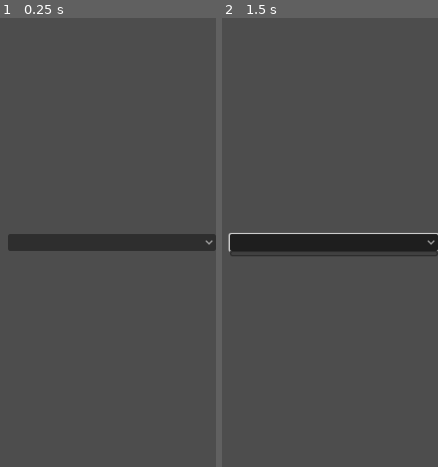
Above: before the commit, frames 1-2 (left to right).
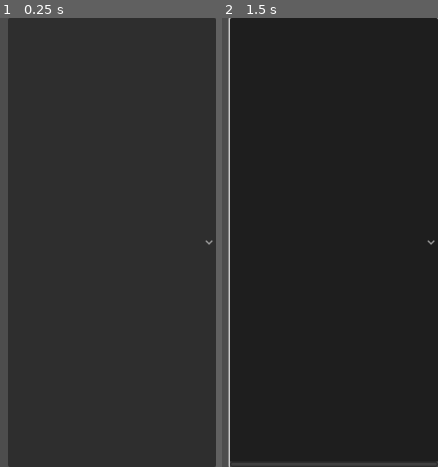
Above: after the commit, the same moments.

Repository: someone2639/HackerSM64-Configurator
Game: Godot game, scene res://EntryTemplates/dropdown/dropdown_entry.tscn
Two runs of this game, one before a commit and one after it. Both use one fixed random seed, a clock stepped at 60 frames per second and the inputs below. This scene is started directly instead of the project's main scene.
Inputs (mouse positions are in pixels of both pictures, inside the frame that each line leads up to):
- Up to frame 1 (0.25 s): no input
- Up to frame 2 (1.5 s): click (334, 242) at 0.5 s; tap Enter at 1.25 s

The runs differ from the first frame. In frame 1, 93% of the frame differs, in the area x 3-100%, y 0-100%; in frame 2, 92%.

Commit message:
Scrollbars work now; currently do not take the full screen

Diff:
--- a/EntryTemplates/dropdown/dropdown_entry.gd
+++ b/EntryTemplates/dropdown/dropdown_entry.gd
@@ -5,10 +5,10 @@
 @export var max_length : int = 0
 
 func _on_option_name_tree_entered():
-	get_node("HBoxContainer/option_name").text = optname
+	get_node("option_name").text = optname
 
 func _on_option_drops_tree_entered():
-	var toEdit = get_node("HBoxContainer/option_drops") as OptionButton
+	var toEdit = get_node("option_drops") as OptionButton
 	for i in len(items):
 		toEdit.add_item(items[i], i)
 	toEdit.item_count = len(items)
--- a/EntryTemplates/dropdown/dropdown_entry.tscn
+++ b/EntryTemplates/dropdown/dropdown_entry.tscn
@@ -2,8 +2,7 @@
 
 [ext_resource type="Script" path="res://EntryTemplates/dropdown/dropdown_entry.gd" id="1_753db"]
 
-[node name="drop_root" type="Control"]
-layout_mode = 3
+[node name="drop_root" type="HBoxContainer"]
 anchors_preset = 15
 anchor_right = 1.0
 anchor_bottom = 1.0
@@ -11,28 +10,16 @@
 grow_vertical = 2
 script = ExtResource("1_753db")
 
-[node name="HBoxContainer" type="HBoxContainer" parent="."]
-layout_mode = 1
-anchors_preset = 14
-anchor_top = 0.5
-anchor_right = 1.0
-anchor_bottom = 0.5
-offset_top = -12.0
-offset_bottom = 12.0
-grow_horizontal = 2
-grow_vertical = 2
-alignment = 1
-
-[node name="option_name" type="Label" parent="HBoxContainer"]
+[node name="option_name" type="Label" parent="."]
 layout_mode = 2
 size_flags_horizontal = 3
 size_flags_vertical = 1
 
-[node name="option_drops" type="OptionButton" parent="HBoxContainer"]
+[node name="option_drops" type="OptionButton" parent="."]
 custom_minimum_size = Vector2(300, 0)
 layout_mode = 2
 size_flags_horizontal = 10
 
-[connection signal="tree_entered" from="HBoxContainer/option_name" to="." method="_on_option_name_tree_entered"]
-[connection signal="item_selected" from="HBoxContainer/option_drops" to="." method="_on_option_drops_item_selected"]
-[connection signal="tree_entered" from="HBoxContainer/option_drops" to="." method="_on_option_drops_tree_entered"]
+[connection signal="tree_entered" from="option_name" to="." method="_on_option_name_tree_entered"]
+[connection signal="item_selected" from="option_drops" to="." method="_on_option_drops_item_selected"]
+[connection signal="tree_entered" from="option_drops" to="." method="_on_option_drops_tree_entered"]
--- a/EntryTemplates/onoff/onoff_entry.gd
+++ b/EntryTemplates/onoff/onoff_entry.gd
@@ -4,10 +4,10 @@
 @export var state : bool
 
 func _on_option_name_tree_entered():
-	get_node("HBoxContainer/option_name").text = optname
+	get_node("option_name").text = optname
 
 func _on_option_state_tree_entered():
-	var butt = get_node("HBoxContainer/option_state") as CheckButton
+	var butt = get_node("option_state") as CheckButton
 	butt.button_pressed = state
 	butt.tooltip_text = self.tooltip_text
 
--- a/EntryTemplates/onoff/onoff_entry.tscn
+++ b/EntryTemplates/onoff/onoff_entry.tscn
@@ -2,8 +2,7 @@
 
 [ext_resource type="Script" path="res://EntryTemplates/onoff/onoff_entry.gd" id="1_85w0y"]
 
-[node name="onoff_root" type="Control"]
-layout_mode = 3
+[node name="onoff_root" type="HBoxContainer"]
 anchors_preset = 15
 anchor_right = 1.0
 anchor_bottom = 1.0
@@ -12,29 +11,17 @@
 tooltip_text = "does this thing work"
 script = ExtResource("1_85w0y")
 
-[node name="HBoxContainer" type="HBoxContainer" parent="."]
-layout_mode = 1
-anchors_preset = 14
-anchor_top = 0.5
-anchor_right = 1.0
-anchor_bottom = 0.5
-offset_top = -12.0
-offset_bottom = 12.0
-grow_horizontal = 2
-grow_vertical = 2
-alignment = 1
-
-[node name="option_name" type="Label" parent="HBoxContainer"]
+[node name="option_name" type="Label" parent="."]
 layout_mode = 2
 size_flags_horizontal = 3
 size_flags_vertical = 1
 
-[node name="option_state" type="CheckButton" parent="HBoxContainer"]
+[node name="option_state" type="CheckButton" parent="."]
 layout_mode = 2
 size_flags_horizontal = 10
 tooltip_text = "placeholder
 "
 
-[connection signal="tree_entered" from="HBoxContainer/option_name" to="." method="_on_option_name_tree_entered"]
-[connection signal="toggled" from="HBoxContainer/option_state" to="." method="_on_option_state_toggled"]
-[connection signal="tree_entered" from="HBoxContainer/option_state" to="." method="_on_option_state_tree_entered"]
+[connection signal="tree_entered" from="option_name" to="." method="_on_option_name_tree_entered"]
+[connection signal="toggled" from="option_state" to="." method="_on_option_state_toggled"]
+[connection signal="tree_entered" from="option_state" to="." method="_on_option_state_tree_entered"]
--- a/EntryTemplates/onoff_value/onoff_value_entry.gd
+++ b/EntryTemplates/onoff_value/onoff_value_entry.gd
@@ -5,18 +5,18 @@
 @export var value : String
 
 func _on_option_name_tree_entered():
-	get_node("HBoxContainer/option_name").text = optname
+	get_node("option_name").text = optname
 
 func _on_option_text_tree_entered():
-	var toEdit = get_node("HBoxContainer/buttons/option_text") as LineEdit
+	var toEdit = get_node("buttons/option_text") as LineEdit
 	toEdit.text = value
 	toEdit.editable = state
 
 func _on_option_on_tree_entered():
-	get_node("HBoxContainer/buttons/option_on").button_pressed = state
+	get_node("buttons/option_on").button_pressed = state
 
 func _on_option_on_toggled(toggled_on):
-	var toEdit = get_node("HBoxContainer/buttons/option_text") as LineEdit
+	var toEdit = get_node("buttons/option_text") as LineEdit
 	toEdit.editable = toggled_on
 	GlobalVars.defines_db[_filepath][_defname] = [toggled_on, toEdit.text]
 
--- a/EntryTemplates/onoff_value/onoff_value_entry.tscn
+++ b/EntryTemplates/onoff_value/onoff_value_entry.tscn
@@ -2,8 +2,7 @@
 
 [ext_resource type="Script" path="res://EntryTemplates/onoff_value/onoff_value_entry.gd" id="1_ukcj3"]
 
-[node name="value_root" type="Control"]
-layout_mode = 3
+[node name="value_root" type="HBoxContainer"]
 anchors_preset = 14
 anchor_top = 0.5
 anchor_right = 1.0
@@ -13,39 +12,27 @@
 grow_vertical = 2
 script = ExtResource("1_ukcj3")
 
-[node name="HBoxContainer" type="HBoxContainer" parent="."]
-layout_mode = 1
-anchors_preset = 14
-anchor_top = 0.5
-anchor_right = 1.0
-anchor_bottom = 0.5
-offset_top = -12.0
-offset_bottom = 12.0
-grow_horizontal = 2
-grow_vertical = 2
-alignment = 1
-
-[node name="option_name" type="Label" parent="HBoxContainer"]
+[node name="option_name" type="Label" parent="."]
 layout_mode = 2
 size_flags_horizontal = 3
 size_flags_vertical = 1
 
-[node name="buttons" type="HBoxContainer" parent="HBoxContainer"]
+[node name="buttons" type="HBoxContainer" parent="."]
 layout_mode = 2
 
-[node name="option_on" type="CheckButton" parent="HBoxContainer/buttons"]
+[node name="option_on" type="CheckButton" parent="buttons"]
 layout_mode = 2
 size_flags_horizontal = 8
 
-[node name="option_text" type="LineEdit" parent="HBoxContainer/buttons"]
+[node name="option_text" type="LineEdit" parent="buttons"]
 custom_minimum_size = Vector2(300, 0)
 layout_mode = 2
 size_flags_horizontal = 10
 alignment = 2
 expand_to_text_length = true
 
-[connection signal="tree_entered" from="HBoxContainer/option_name" to="." method="_on_option_name_tree_entered"]
-[connection signal="toggled" from="HBoxContainer/buttons/option_on" to="." method="_on_option_on_toggled"]
-[connection signal="tree_entered" from="HBoxContainer/buttons/option_on" to="." method="_on_option_on_tree_entered"]
-[connection signal="text_changed" from="HBoxContainer/buttons/option_text" to="." method="_on_option_text_text_changed"]
-[connection signal="tree_entered" from="HBoxContainer/buttons/option_text" to="." method="_on_option_text_tree_entered"]
+[connection signal="tree_entered" from="option_name" to="." method="_on_option_name_tree_entered"]
+[connection signal="toggled" from="buttons/option_on" to="." method="_on_option_on_toggled"]
+[connection signal="tree_entered" from="buttons/option_on" to="." method="_on_option_on_tree_entered"]
+[connection signal="text_changed" from="buttons/option_text" to="." method="_on_option_text_text_changed"]
+[connection signal="tree_entered" from="buttons/option_text" to="." method="_on_option_text_tree_entered"]
--- a/EntryTemplates/value/value_entry.gd
+++ b/EntryTemplates/value/value_entry.gd
@@ -5,10 +5,10 @@
 @export var max_length : int = 0
 
 func _on_option_name_tree_entered():
-	get_node("HBoxContainer/option_name").text = optname
+	get_node("option_name").text = optname
 
 func _on_option_text_tree_entered():
-	var toEdit = get_node("HBoxContainer/option_text") as LineEdit
+	var toEdit = get_node("option_text") as LineEdit
 	toEdit.text = value
 	toEdit.max_length = max_length
 	toEdit.tooltip_text = self.tooltip_text
--- a/EntryTemplates/value/value_entry.tscn
+++ b/EntryTemplates/value/value_entry.tscn
@@ -2,8 +2,7 @@
 
 [ext_resource type="Script" path="res://EntryTemplates/value/value_entry.gd" id="1_etceu"]
 
-[node name="value_root" type="Control"]
-layout_mode = 3
+[node name="value_root" type="HBoxContainer"]
 anchors_preset = 15
 anchor_right = 1.0
 anchor_bottom = 1.0
@@ -11,30 +10,18 @@
 grow_vertical = 2
 script = ExtResource("1_etceu")
 
-[node name="HBoxContainer" type="HBoxContainer" parent="."]
-layout_mode = 1
-anchors_preset = 14
-anchor_top = 0.5
-anchor_right = 1.0
-anchor_bottom = 0.5
-offset_top = -12.0
-offset_bottom = 12.0
-grow_horizontal = 2
-grow_vertical = 2
-alignment = 1
-
-[node name="option_name" type="Label" parent="HBoxContainer"]
+[node name="option_name" type="Label" parent="."]
 layout_mode = 2
 size_flags_horizontal = 3
 size_flags_vertical = 1
 
-[node name="option_text" type="LineEdit" parent="HBoxContainer"]
+[node name="option_text" type="LineEdit" parent="."]
 custom_minimum_size = Vector2(300, 0)
 layout_mode = 2
 size_flags_horizontal = 10
 alignment = 2
 expand_to_text_length = true
 
-[connection signal="tree_entered" from="HBoxContainer/option_name" to="." method="_on_option_name_tree_entered"]
-[connection signal="text_changed" from="HBoxContainer/option_text" to="." method="_on_option_text_text_changed"]
-[connection signal="tree_entered" from="HBoxContainer/option_text" to="." method="_on_option_text_tree_entered"]
+[connection signal="tree_entered" from="option_name" to="." method="_on_option_name_tree_entered"]
+[connection signal="text_changed" from="option_text" to="." method="_on_option_text_text_changed"]
+[connection signal="tree_entered" from="option_text" to="." method="_on_option_text_tree_entered"]
--- a/config_tabs.gd
+++ b/config_tabs.gd
@@ -14,13 +14,11 @@
 	var single_line_comment_index = line.find("//")
 	if single_line_comment_index != -1:
 		line = line.substr(0, single_line_comment_index)
-
 	# Remove multi-line comments
 	while line.find("/*") != -1 and line.find("*/") != -1:
 		var start_comment = line.find("/*")
 		var end_comment = line.find("*/") + 2
 		line = line.substr(0, start_comment) + line.substr(end_comment, line.length() - end_comment)
-
 	return line.strip_edges()
 
 func populate_enum_dicts():
@@ -174,15 +172,14 @@
 					margins.set_name(tab_title)
 					add_child(margins)
 
-					#var scroller = ScrollContainer.new()
-					#scroller.size_flags_horizontal = Control.SIZE_EXPAND_FILL
-					#scroller.size_flags_vertical = Control.SIZE_EXPAND_FILL
-					#margins.add_child(scroller)
+					var scroller = ScrollContainer.new()
+					scroller.size_flags_horizontal = Control.SIZE_EXPAND_FILL
+					scroller.size_flags_vertical = Control.SIZE_EXPAND_FILL
+					margins.add_child(scroller)
 
 					var tab = VBoxContainer.new()
 					tab.alignment = BoxContainer.ALIGNMENT_CENTER
-					tab.add_theme_constant_override("separation", 24)
-					margins.add_child(tab)
+					scroller.add_child(tab)
 					GlobalVars.defines_db[dirname + file_name] = {}
 					process_file(tab, dirname + file_name)
 		file_name = dir.get_next()
